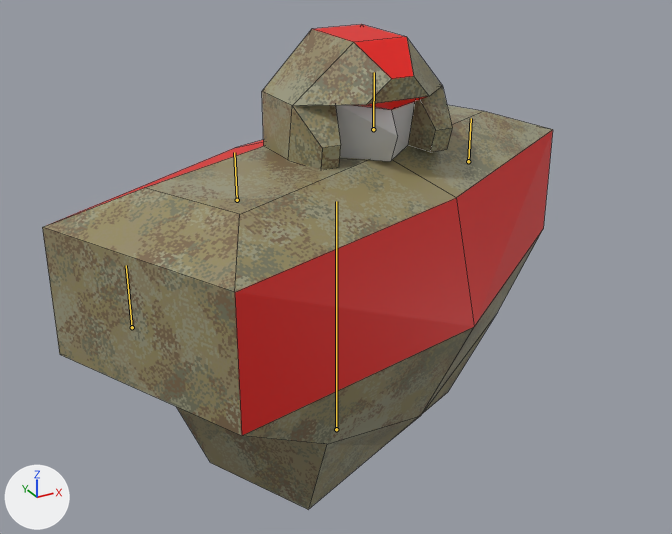
The Blender file resources/mechparts/body/mech_body02.blend, before and after one commit.
One viewpoint serves both versions: a 50 mm camera at (-0.79, -1.434, 1.085) aimed at (-0.008, -0.013, 0.374). The axes (+X, +Y, +Z) are drawn at lower left. The lights are the same throughout. Both versions are drawn at frame 15 of the action 'melee_left'; the numbers are the values there. The bones that bend it are drawn over the model as lines. Mesh edges are drawn as thin lines.

The first picture shows 'body'.
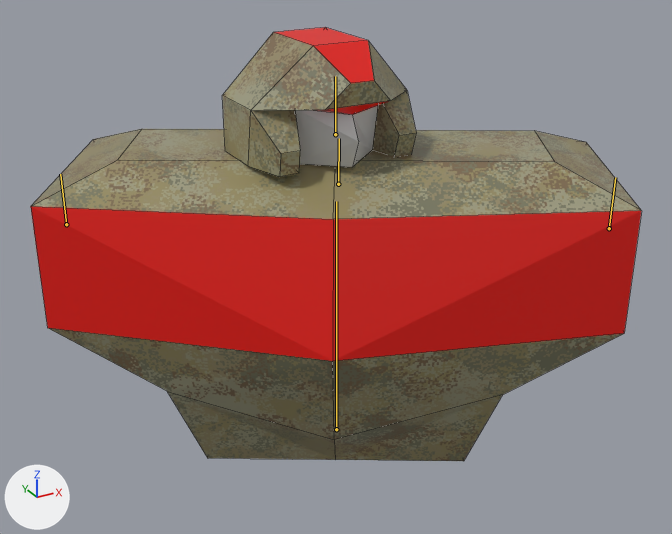
Where the change shows, as pixel boxes (x1, y1, x2, y2) in the pictures (672 x 534 px):
'body', posed (19% wider, 10% shorter): before (42, 24, 553, 509); after (31, 27, 641, 461)
bone 'head', root to tip: before (373, 129) to (374, 72); after (335, 134) to (335, 76)

Diff of the bpy script that builds the scene:
```diff
--- a/resources/mechparts/body/mech_body02.blend.py
+++ b/resources/mechparts/body/mech_body02.blend.py
@@ bone_body @@
 bone_body = bpy.data.objects['Armature'].pose.bones['body']
-bone_body.rotation_quaternion = (0.972, 0.0, 0.214, 0.0)  # degrees (0, 25, 0)
+bone_body.rotation_quaternion = (0.966, 0.0, -0.259, 0.0)  # degrees (0, -30, 0)
@@ bone_head @@
 bone_head = bpy.data.objects['Armature'].pose.bones['head']  # child of 'body'
-bone_head.rotation_quaternion = (0.972, 0.0, -0.214, 0.0)  # degrees (0, -25, 0)
+bone_head.rotation_quaternion = (0.966, 0.0, 0.259, 0.0)  # degrees (0, 30, 0)
```
